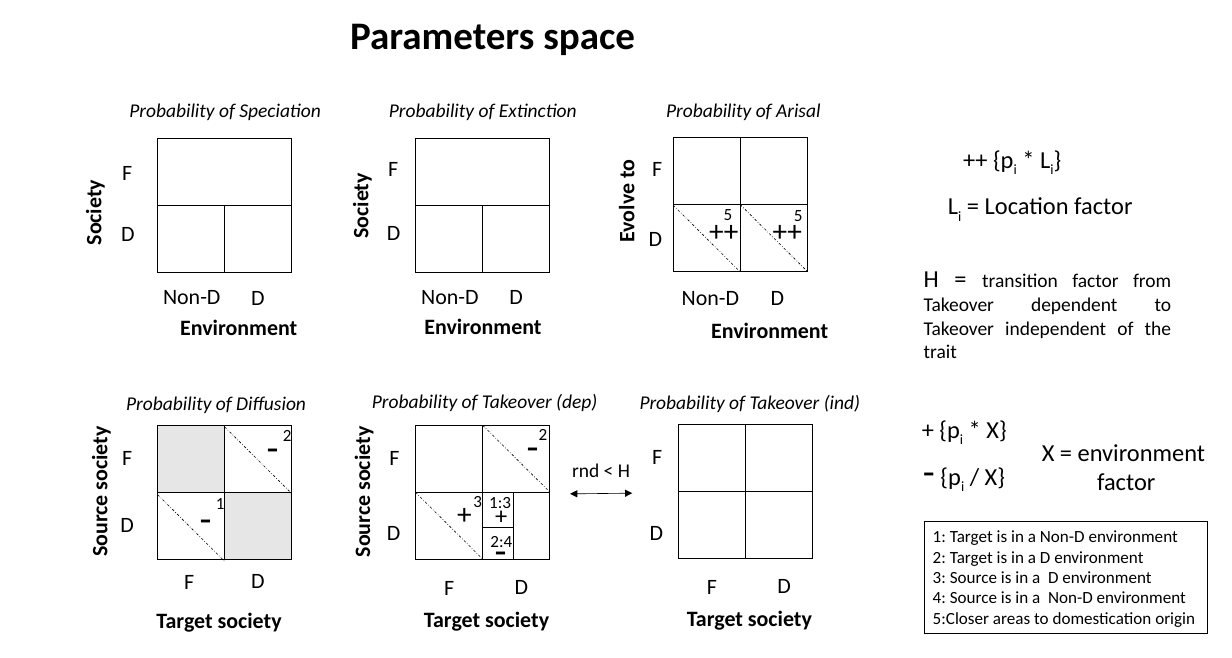
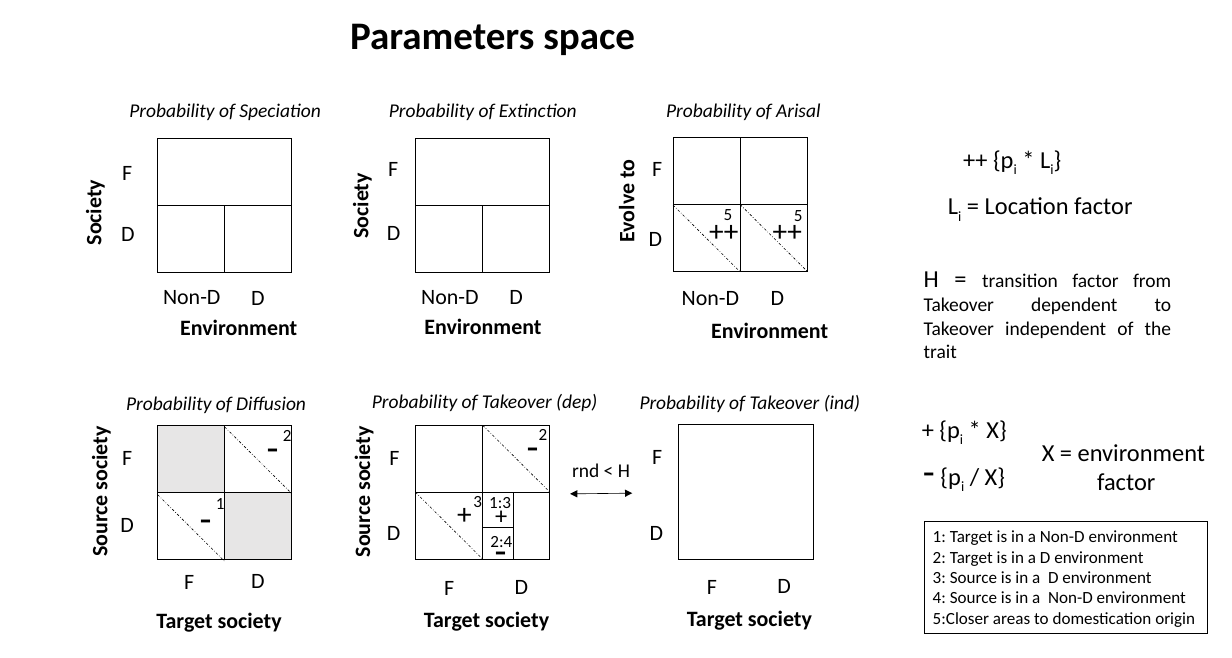
Before and after one commit to BrunoVilela/Simulations_humans, a slide deck: slide 1 of Documentation/Parameters space.pptx. Drawn at 1232x658 pixels with LibreOffice and Linux fonts; fonts in the diff are those of the drawing. Boxes give left, top, right and bottom in pixels: in the first picture for what was removed or moved away, otherwise in the second. Text is boxed around its words. In the diff, an @@ line names an element or a change of style, - is before the commit and + after.

```diff
--- a/Documentation/Parameters space.pptx
+++ b/Documentation/Parameters space.pptx
@@ group removed at (679, 425, 812, 559): 4 rectangles @@
```
Also in this commit, not shown: 10 other files.
